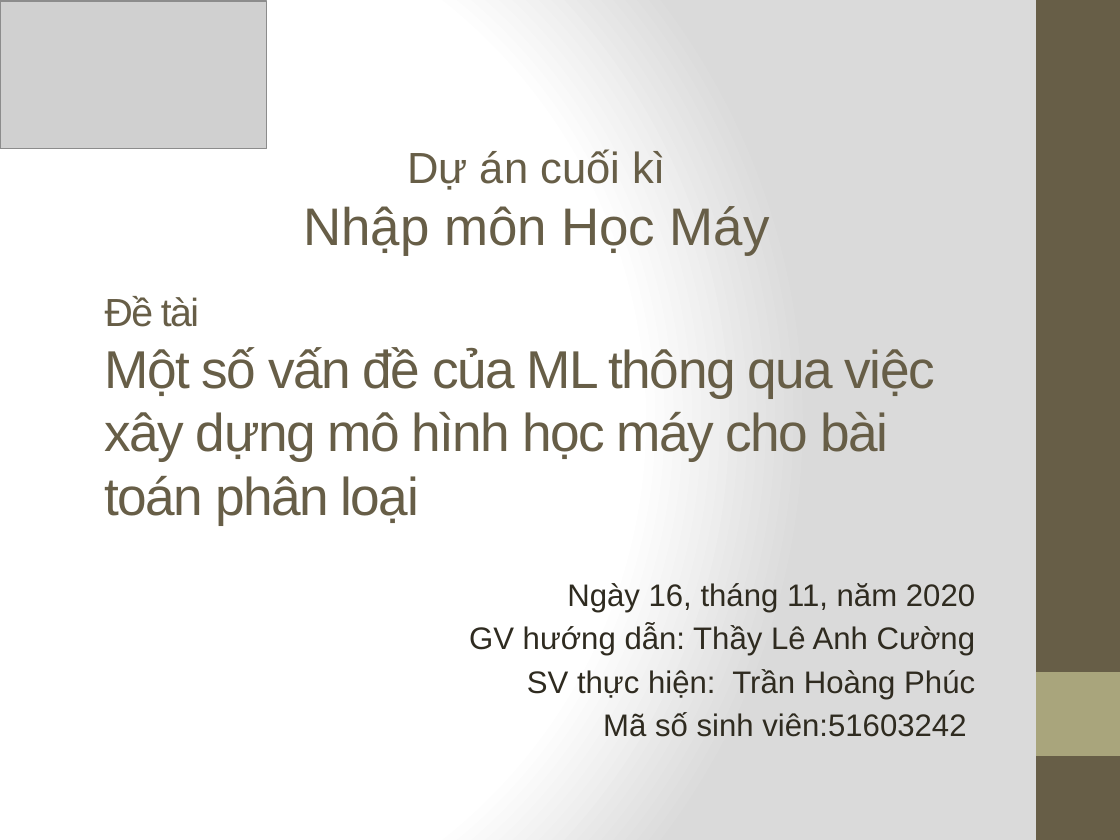
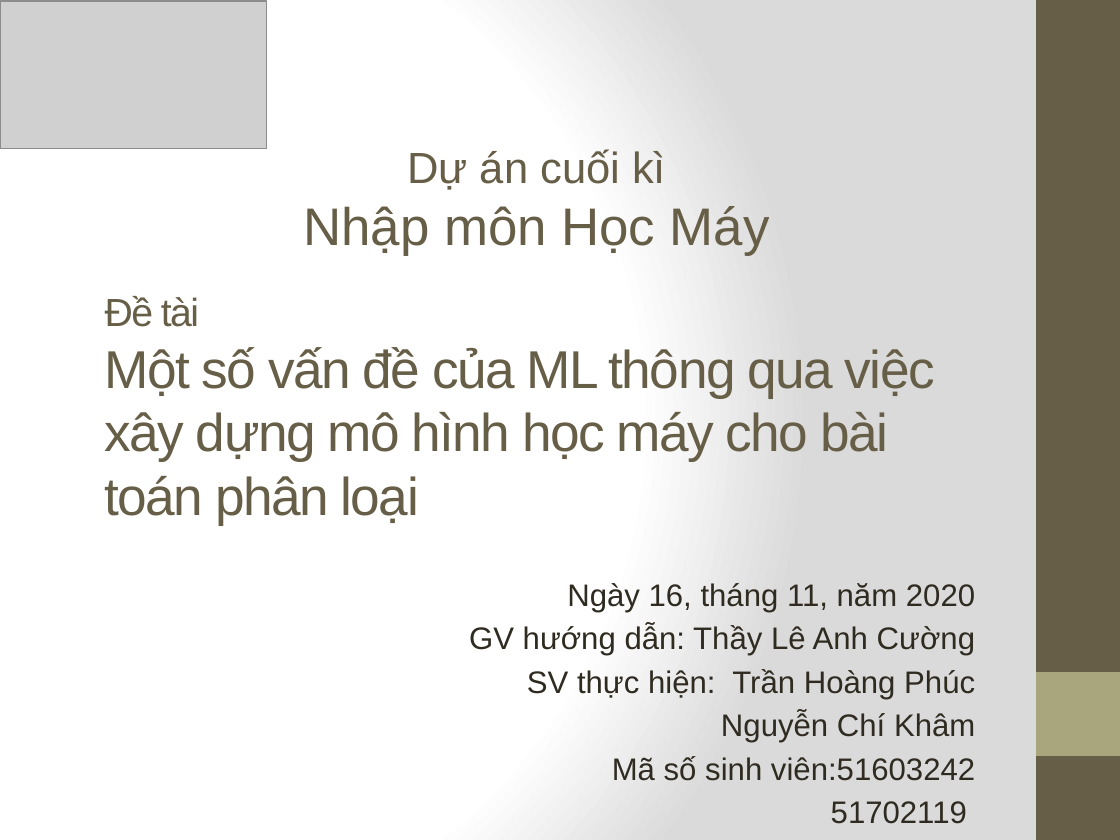
Before and after one commit to tranhoangphuc98/Final-project-NMHM, a slide deck: slide 1 of ppt-presentation.pptx. Drawn at 1120x840 pixels with LibreOffice and Linux fonts; fonts in the diff are those of the drawing; grey boxes stand for pictures. Boxes give left, top, right and bottom in pixels: in the first picture for what was removed or moved away, otherwise in the second. Text is boxed around its words. In the diff, an @@ line names an element or a change of style, - is before the commit and + after.

Commit message:
Update pp

```diff
--- a/ppt-presentation.pptx
+++ b/ppt-presentation.pptx
@@ subtitle at bbox=[721, 713, 975, 743]: paragraph added @@
+Nguyễn Chí Khâm
@@ subtitle at bbox=[831, 801, 967, 824]: paragraph added @@
+51702119
```
Also in this commit, not shown: 10 slides added.
